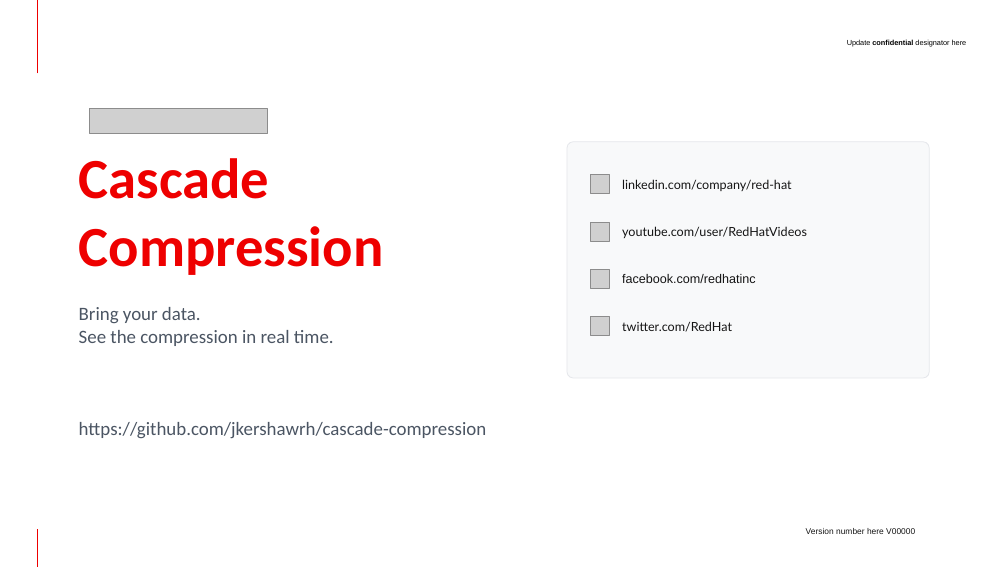
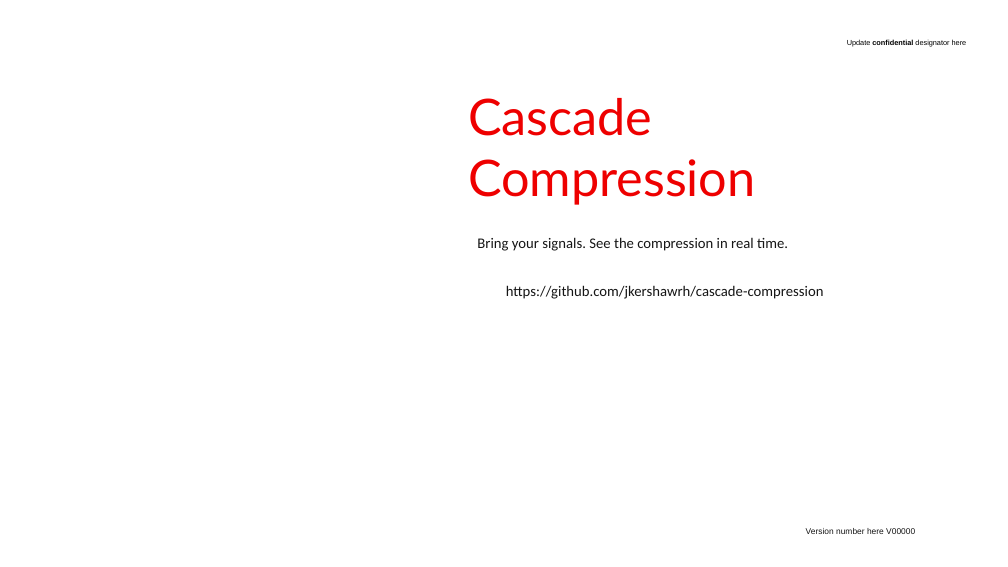
Before and after one commit to jkershawrh/cascade-compression, a slide deck: slide 11 of docs/Cascade-Compression-Whitepaper-Deck.pptx. Drawn at 1008x567 pixels with LibreOffice and Linux fonts; fonts in the diff are those of the drawing; grey boxes stand for pictures; background and template pictures are left out. Boxes give left, top, right and bottom in pixels: in the first picture for what was removed or moved away, otherwise in the second. Text is boxed around its words. In the diff, an @@ line names an element or a change of style, - is before the commit and + after.

```diff
--- a/docs/Cascade-Compression-Whitepaper-Deck.pptx
+++ b/docs/Cascade-Compression-Whitepaper-Deck.pptx
@@ line removed from (37, 73) to (37, 0) @@
@@ picture removed at [90, 109, 268, 133] @@
@@ title added at [468, 98, 756, 205], 48 pt, text #EE0000 @@
+Cascade Compression
@@ rounded rectangle removed at [567, 142, 929, 378] @@
@@ picture removed at [591, 175, 609, 194] @@
@@ text removed at [622, 179, 792, 191] @@
-linkedin.com/company/red-hat
@@ subtitle at [477, 237, 824, 299]: text changed; size 18 to 14 pt; text colour #4B5563 to #151515 @@
-Cascade Compression
-Bring your data.
-See the compression in real time.
-https://github.com/jkershawrh/cascade-compression
+Bring your signals. See the compression in real time.
+https://github.com/jkershawrh/cascade-compression
@@ picture removed at [591, 222, 609, 241] @@
@@ text removed at [622, 226, 807, 238] @@
-youtube.com/user/RedHatVideos
@@ picture removed at [591, 269, 609, 288] @@
@@ text removed at [622, 274, 755, 283] @@
-facebook.com/redhatinc
@@ picture removed at [591, 317, 609, 336] @@
@@ text removed at [622, 321, 732, 332] @@
-twitter.com/RedHat
@@ line removed from (37, 567) to (37, 529) @@
```
Also in this commit, not shown: 3 other slides changed, 7 slides added, 7 slides removed, 13 other files.
